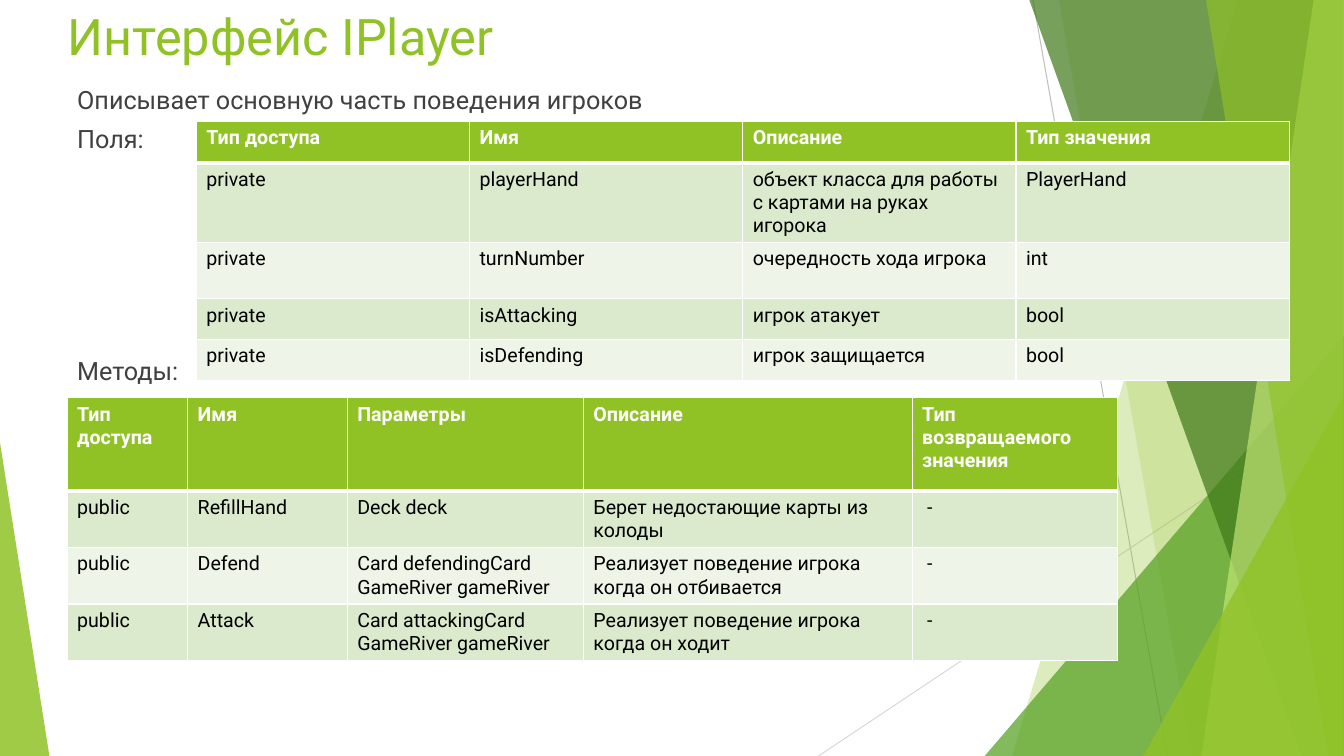
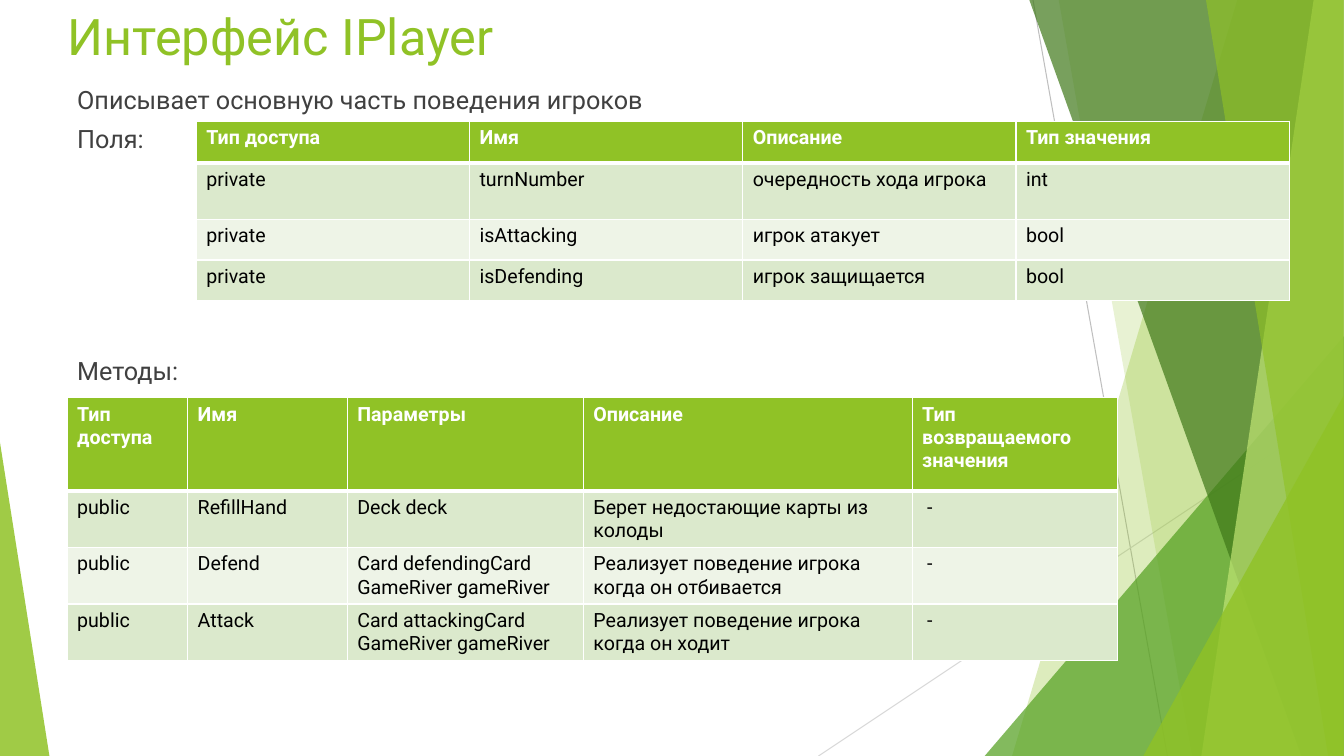
Before and after one commit to Stebusha/TheFool, a slide deck: slide 9 of Docs/Учебный проект по ООП.pptx. Drawn at 1344x756 pixels with LibreOffice and Linux fonts; fonts in the diff are those of the drawing. Boxes give left, top, right and bottom in pixels: in the first picture for what was removed or moved away, otherwise in the second. Text is boxed around its words. In the diff, an @@ line names an element or a change of style, - is before the commit and + after.

```diff
--- a/Docs/Учебный проект по ООП.pptx
+++ b/Docs/Учебный проект по ООП.pptx
@@ table at bbox=[197, 121, 1290, 301] @@
-row 2: private | playerHand | объект класса для работы с картами на руках игорока | PlayerHand
```
Also in this commit, not shown: 1 slide added, 1 slide removed, 2 other files.
